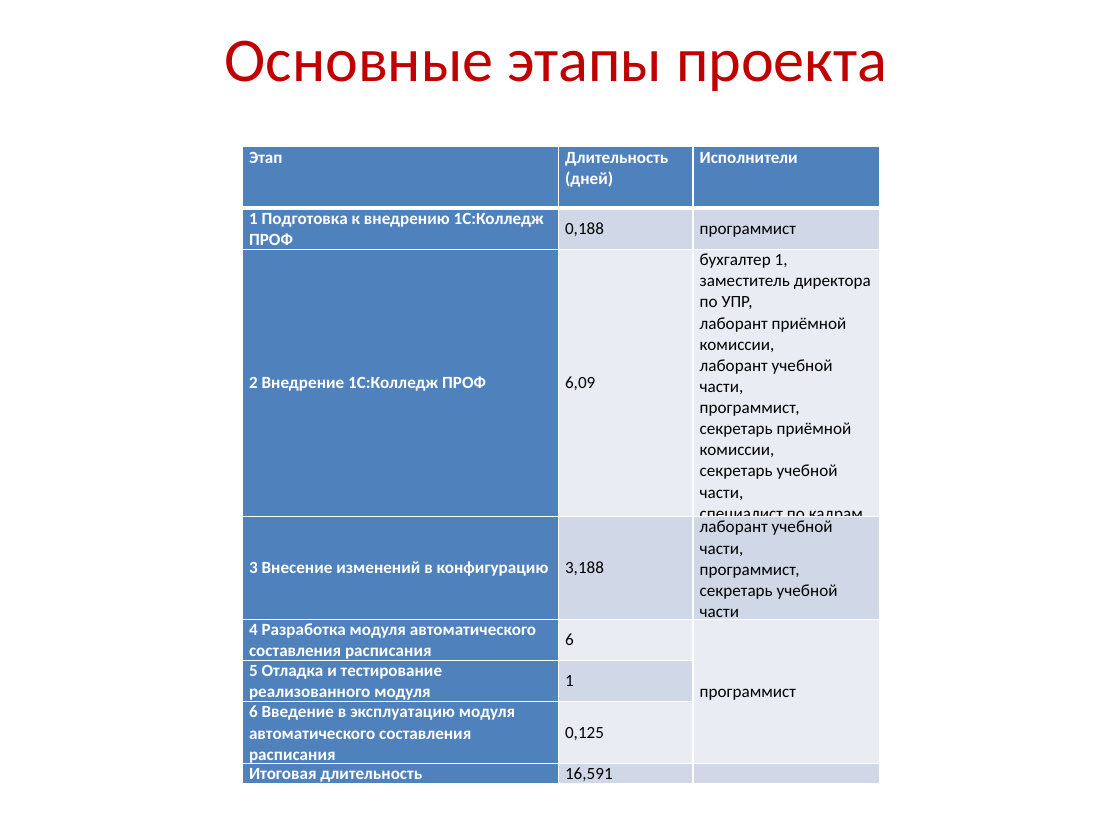
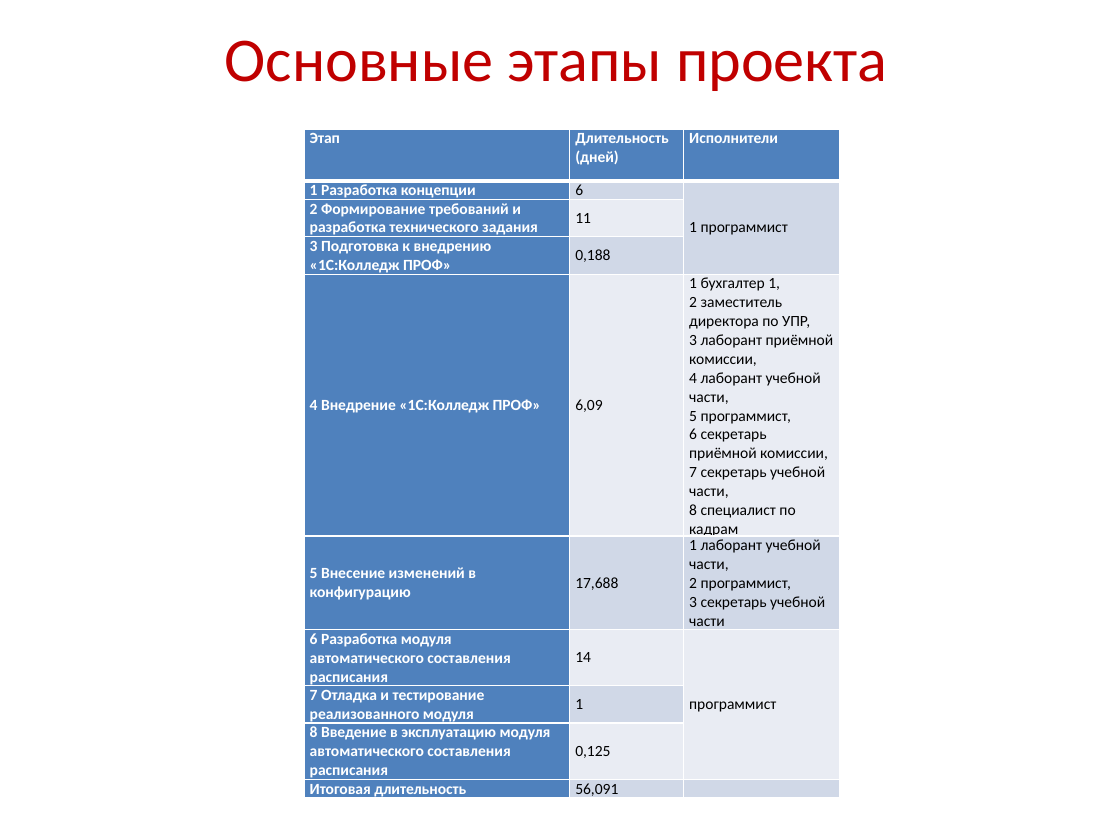
Before and after one commit to rasmushippy/dip, a slide deck: slide 13 of диплом/Презентация к диплому.pptx (slide 9 before the commit). Drawn at 1120x840 pixels with LibreOffice and Linux fonts; fonts in the diff are those of the drawing; background and template pictures are left out. Boxes give left, top, right and bottom in pixels: in the first picture for what was removed or moved away, otherwise in the second. Text is boxed around its words. In the diff, an @@ line names an element or a change of style, - is before the commit and + after.

```diff
--- a/диплом/Презентация к диплому.pptx
+++ b/диплом/Презентация к диплому.pptx
@@ table at (305, 129, 840, 802) @@
-row 2: 1 Подготовка к внедрению 1C:Колледж ПРОФ | 0,188 | программист
-row 3: 2 Внедрение 1С:Колледж ПРОФ | 6,09 | бухгалтер 1, / заместитель директора по УПР, / лаборант приёмной комиссии, / лаборант учебной части, / программист, / секретарь приёмной комиссии, / секретарь учебной части, / специалист по кадрам
-row 4: 3 Внесение изменений в конфигурацию | 3,188 | лаборант учебной части, / программист, / секретарь учебной части
-row 5: 4 Разработка модуля автоматического составления расписания | 6 | программист
-row 6: 5 Отладка и тестирование реализованного модуля | 1 | 
-row 7: 6 Введение в эксплуатацию модуля автоматического составления расписания | 0,125 | 
-row 8: Итоговая длительность | 16,591 | 
+row 2: 1 Разработка концепции | 6 | 1 программист
+row 3: 2 Формирование требований и разработка технического задания | 11 | 
+row 4: 3 Подготовка к внедрению «1C:Колледж ПРОФ» | 0,188 | 
+row 5: 4 Внедрение «1С:Колледж ПРОФ» | 6,09 | 1 бухгалтер 1, / 2 заместитель директора по УПР, / 3 лаборант приёмной комиссии, / 4 лаборант учебной части, / 5 программист, / 6 секретарь приёмной комиссии, / 7 секретарь учебной части, / 8 специалист по кадрам
+row 6: 5 Внесение изменений в конфигурацию | 17,688 | 1 лаборант учебной части, / 2 программист, / 3 секретарь учебной части
+row 7: 6 Разработка модуля автоматического составления расписания | 14 | программист
+row 8: 7 Отладка и тестирование реализованного модуля | 1 | 
+row 9: 8 Введение в эксплуатацию модуля автоматического составления расписания | 0,125 | 
+row 10: Итоговая длительность | 56,091 | 
@@ table: place and size @@
-table at (243, 147, 879, 788)
+table at (305, 129, 840, 802)
```
Also in this commit, not shown: 5 other slides changed, 9 slides added, 8 slides removed, 7 other files.
